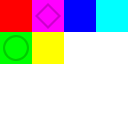
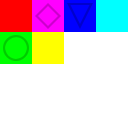
Two versions of the same layered image (128x128). Layer-by-layer changes:
painted on "fg" over (67, 3, 93, 29)
